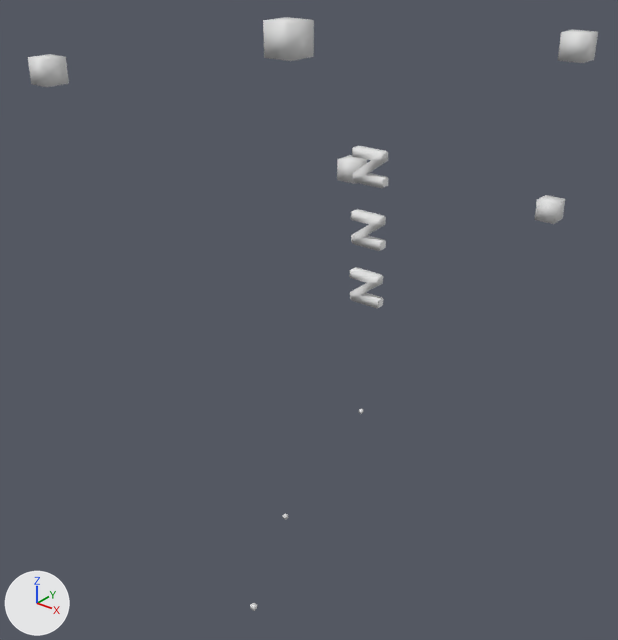
A saved change to the FBX model Reference/Resources/Mesh/Animation/Effect/E_EF_Sleep.fbx.
Camera for both pictures: a 50 mm lens placed at (0.0143, -0.0208, 0.0221), pointed at (-0.0022, -0.0003, 0.0093). Every picture has the same lights, and +X, +Y and +Z are marked at lower left. Materials are left out; every surface is plain grey. Where no turn or scale is listed for an object, it has been applied to the vertices.

Script lines for the objects in view, before the commit:
```python
me_core9 = bpy.data.meshes.new('core9')
me_core9.from_pydata(...)  # a box spanning x -0.115..0.115, y -0.115..0.115, z -0.115..0.115
me_core9.materials.append(mat_lambert1)
ob_core9 = bpy.data.objects.new('core9', me_core9)
ob_core9.parent = ob_up5
ob_core9.location = (0.0, 0.0, 0.0)
ob_core9.scale = (0.347, 0.347, 0.347)
ob_up1 = bpy.data.objects.new('up1', None)
ob_up1.parent = ob_sphere
ob_up1.location = (0.593, 0.901, 0.0)
ob_up1.scale = (0.813, 0.813, 0.813)
ob_up2 = bpy.data.objects.new('up2', None)
ob_up2.parent = ob_sphere
ob_up2.location = (0.131, 0.935, 0.531)
ob_up3 = bpy.data.objects.new('up3', None)
ob_up3.parent = ob_sphere
ob_up3.location = (-0.438, 0.3, -0.515)
ob_up4 = bpy.data.objects.new('up4', None)
ob_up4.parent = ob_sphere
ob_up4.location = (0.387, 0.328, -0.458)
ob_up4.scale = (0.834, 0.834, 0.834)
ob_up5 = bpy.data.objects.new('up5', None)
ob_up5.parent = ob_sphere
ob_up5.location = (-0.839, 0.758, 0.499)
ob_up5.scale = (0.984, 0.984, 0.984)
# also in view: 'zzz_3' at (0.0, 0.0, 0.011); 'zzz_2' at (0.0, 0.0, 0.013); 'core' at (0.0059, 0.0, 0.019); 'zzz_1' at (0.0, 0.0, 0.015); 'core6' at (0.0013, -0.0053, 0.0194)
```
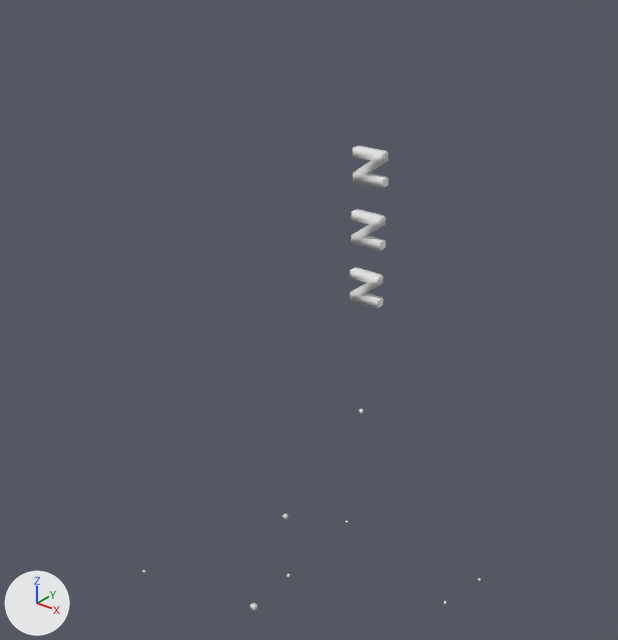
Not drawn themselves, but carrying or shaping drawn objects: ob_up2, ob_up5, ob_up1, ob_up4, ob_up3.

Pixel boxes (x1, y1, x2, y2) of what changed, in the pictures (618 x 640 px):
'core6', moved, rescaled (not visible afterwards): before (263, 17, 314, 61)
'core', moved, rescaled (not visible afterwards): before (558, 29, 598, 63)
'core9', moved, rescaled (not visible afterwards): before (28, 54, 69, 87)
'core8', moved, rescaled (not visible afterwards): before (534, 195, 565, 224)
'core7', moved, rescaled (not visible afterwards): before (337, 155, 367, 184)

The change, as a diff of the scene's bpy script:
```diff
--- a/Reference/Resources/Mesh/Animation/Effect/E_EF_Sleep.fbx.py
+++ b/Reference/Resources/Mesh/Animation/Effect/E_EF_Sleep.fbx.py
@@ ob_up3 @@
 ob_up3.parent = ob_sphere
-ob_up3.location = (-0.438, 0.3, -0.515)
+ob_up3.location = (-0.298, -1.2, -0.34)
+ob_up3.scale = (0.1, 0.1, 0.1)
@@ ob_up5 @@
 ob_up5.parent = ob_sphere
-ob_up5.location = (-0.839, 0.758, 0.499)
-ob_up5.scale = (0.984, 0.984, 0.984)
+ob_up5.location = (-0.749, -1.2, 0.417)
+ob_up5.scale = (0.1, 0.1, 0.1)
@@ ob_up1 @@
 ob_up1.parent = ob_sphere
-ob_up1.location = (0.593, 0.901, 0.0)
-ob_up1.scale = (0.813, 0.813, 0.813)
+ob_up1.location = (0.377, -1.0, 0.0)
+ob_up1.scale = (0.1, 0.1, 0.1)
@@ ob_up4 @@
 ob_up4.parent = ob_sphere
-ob_up4.location = (0.387, 0.328, -0.458)
-ob_up4.scale = (0.834, 0.834, 0.834)
+ob_up4.location = (0.323, -1.2, -0.383)
+ob_up4.scale = (0.1, 0.1, 0.1)
@@ ob_up2 @@
 ob_up2.parent = ob_sphere
-ob_up2.location = (0.131, 0.935, 0.531)
+ob_up2.location = (0.0, -0.802, 0.404)
+ob_up2.scale = (0.1, 0.1, 0.1)
```
